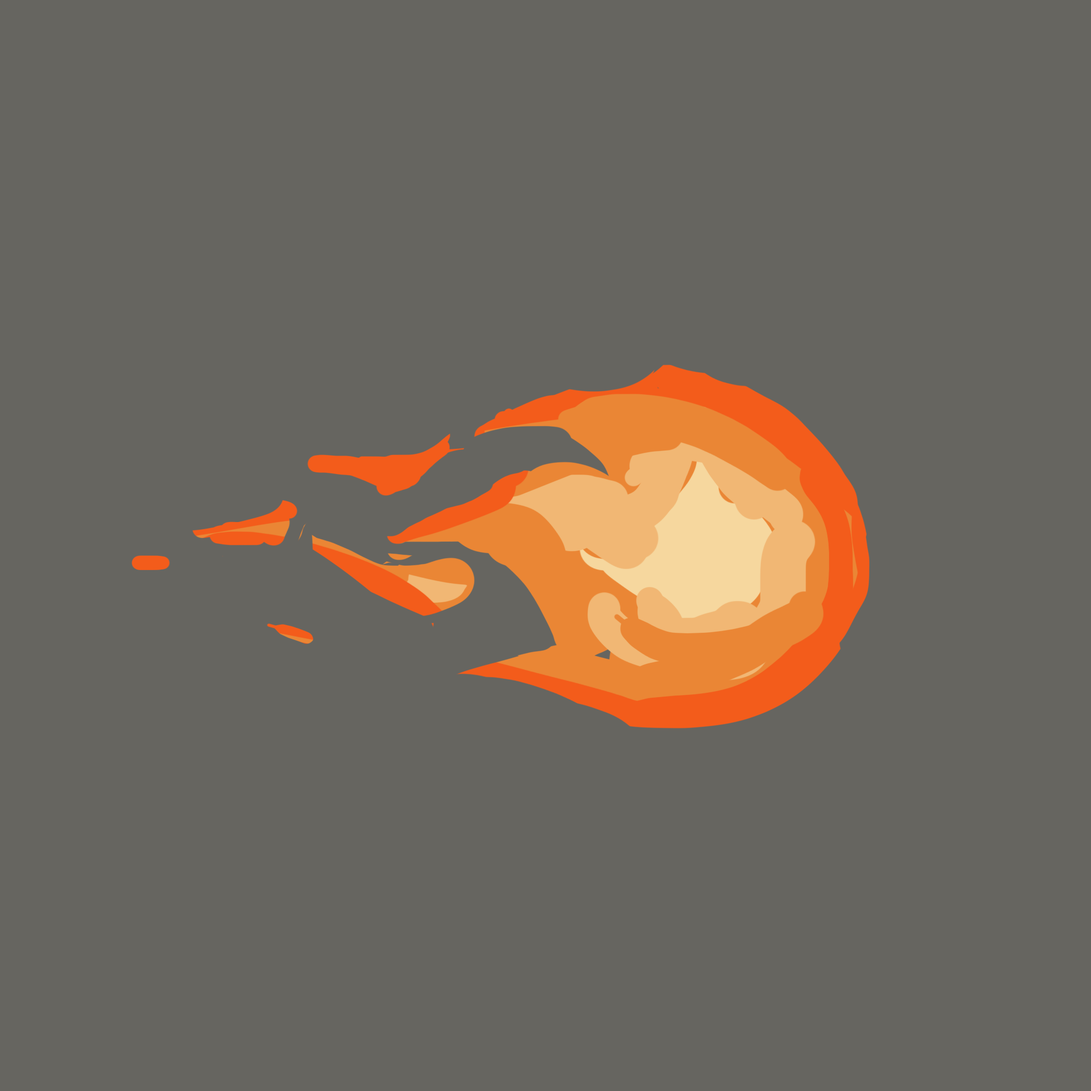
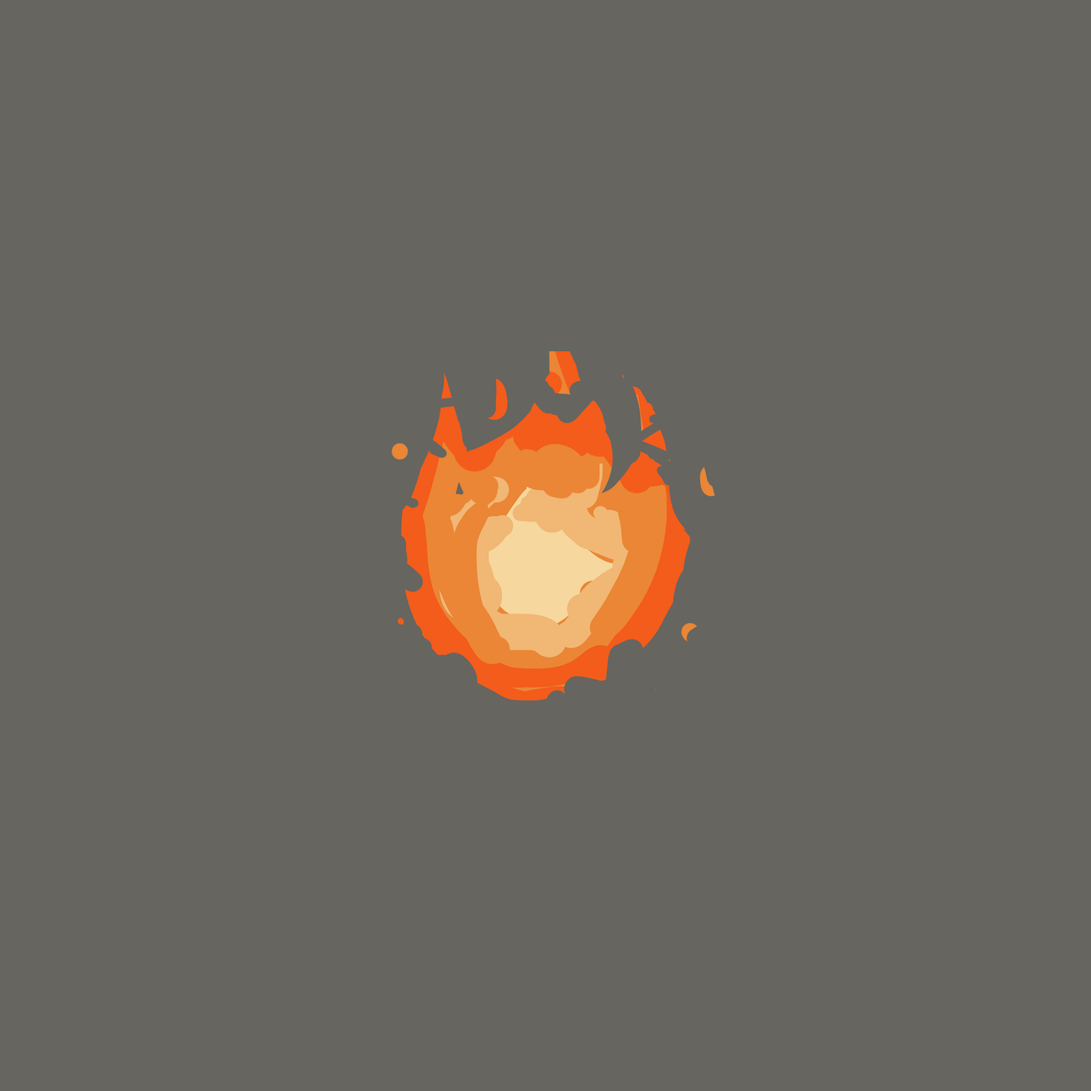
Before/after of a 1091 x 1091 layered artwork. What changed in the layer stack:
painted on "Layer 1 copy 4" over [131, 351, 870, 730]
